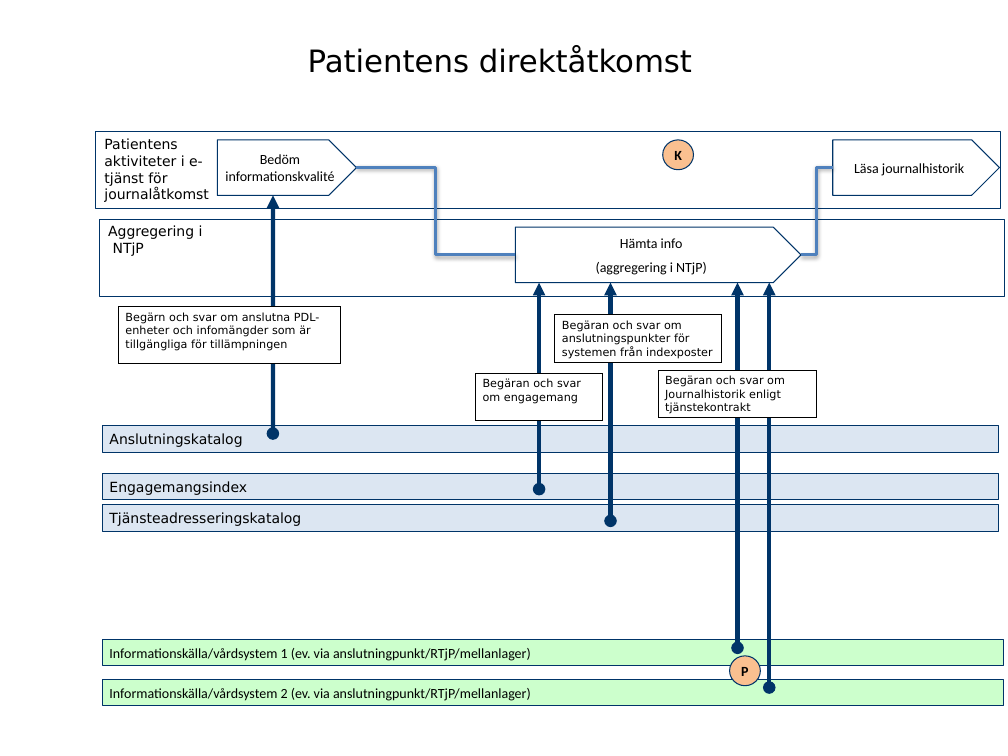
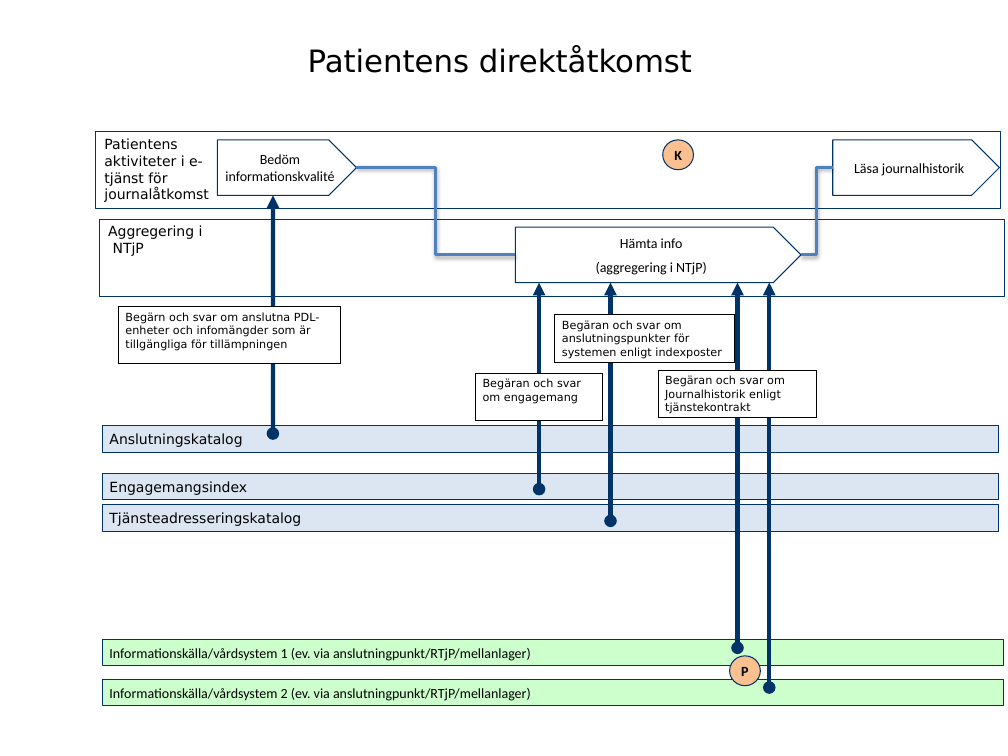
Before and after one commit to admstar/rivta, a slide deck: slide 4 of ServiceInteractions/riv/ehr/patientsummary/branches/TD_PATIENTSUMMARY_2/docs/TD_PatientSummary.pptx. Drawn at 1008x756 pixels with LibreOffice and Linux fonts; fonts in the diff are those of the drawing; background and template pictures are left out. Boxes give left, top, right and bottom in pixels: in the first picture for what was removed or moved away, otherwise in the second. Text is boxed around its words. In the diff, an @@ line names an element or a change of style, - is before the commit and + after.

```diff
--- a/ServiceInteractions/riv/ehr/patientsummary/branches/TD_PATIENTSUMMARY_2/docs/TD_PatientSummary.pptx
+++ b/ServiceInteractions/riv/ehr/patientsummary/branches/TD_PATIENTSUMMARY_2/docs/TD_PatientSummary.pptx
@@ rectangle "Begäran och svar om anslutningspunkter ...": place and size @@
-rectangle "Begäran och svar om anslutningspunkter ..." at (555,314,722,362)
+rectangle "Begäran och svar om anslutningspunkter ..." at (555,314,735,362)
@@ text in rectangle at (562,320,721,359): text changed @@
-Begäran och svar om anslutningspunkter för systemen från indexposter
+Begäran och svar om anslutningspunkter för systemen enligt indexposter
```
Also in this commit, not shown: 1 slide added, 1 other file.
